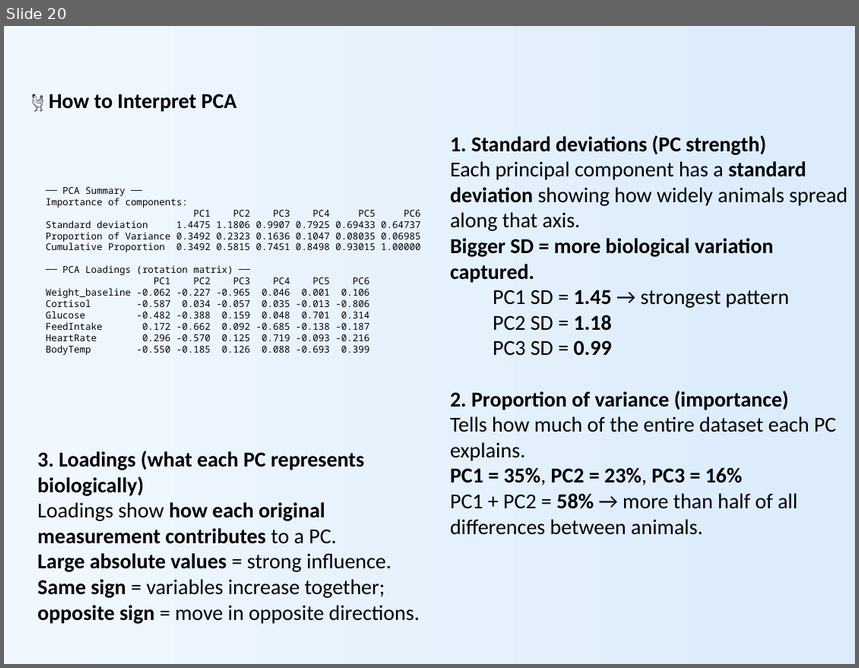
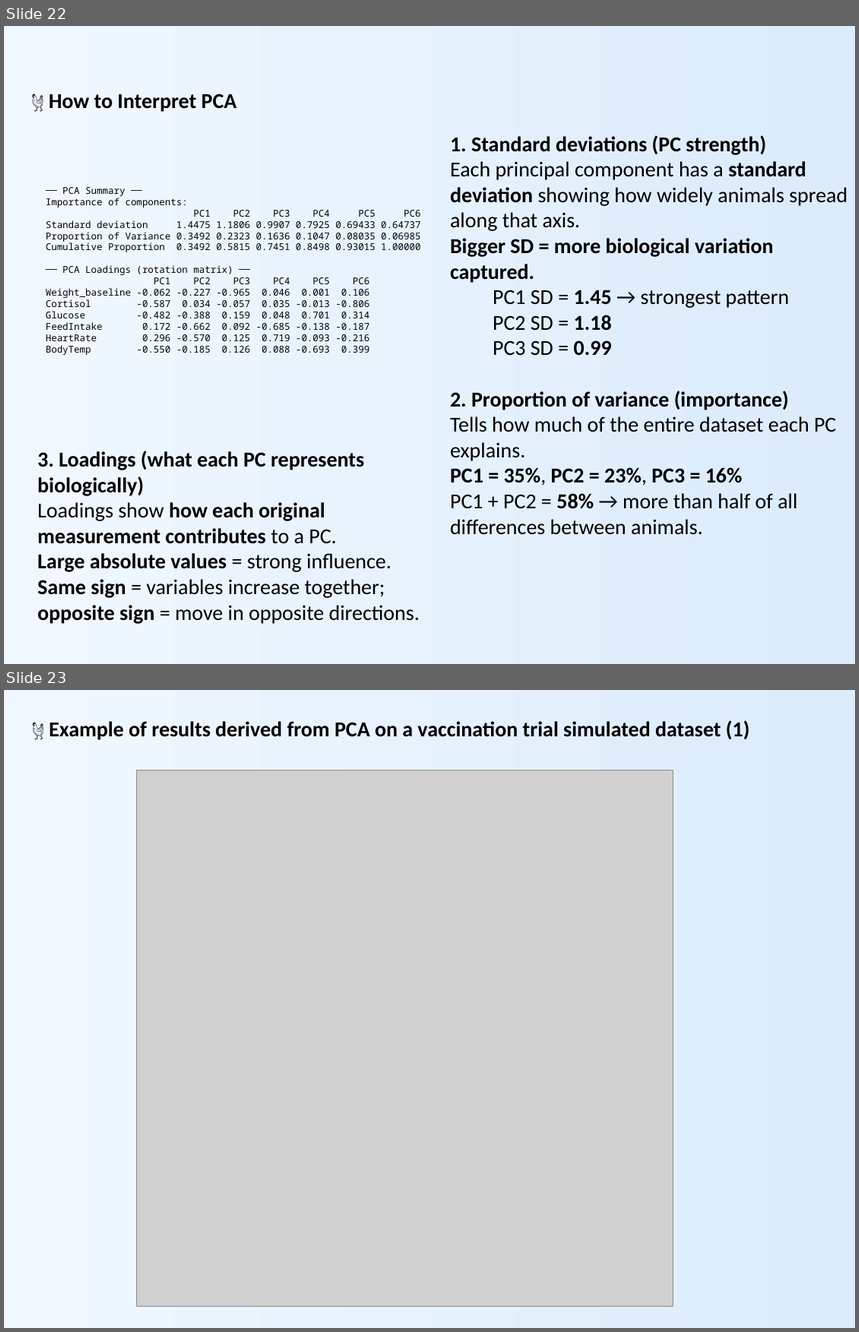
Before and after one commit to nicola-palmieri/TableAnalyzer, a slide deck: presentations/Table_Analyzer_Overview.pptx. Shown one above the other, each under a label of ours: slide 20 before the commit, slides 22 and 23 after it. The pictures are 859x668 and 859x1332 pixels, drawn with LibreOffice and Linux fonts; fonts in the diff are those of the drawing; grey boxes stand for pictures. Boxes give left, top, right and bottom in pixels: in the first picture for what was removed or moved away, otherwise in the second. Text is boxed around its words. In the diff, an @@ line names an element or a change of style, - is before the commit and + after.

```diff
--- a/presentations/Table_Analyzer_Overview.pptx
+++ b/presentations/Table_Analyzer_Overview.pptx
@@ slide 23 added at [4,690,855,1328], background gradient #F0F7FF to #DCECFA @@
@@ text added at [49,720,750,740], 18 pt, text #000000, bold @@
+🐔 Example of results derived from PCA on a vaccination trial simulated dataset (1)
@@ picture added at [137,770,674,1307] @@
@@ what was slide 20 is now slide 22 @@
```
Also in this commit, not shown: 3 other slides added, 3 other files.
